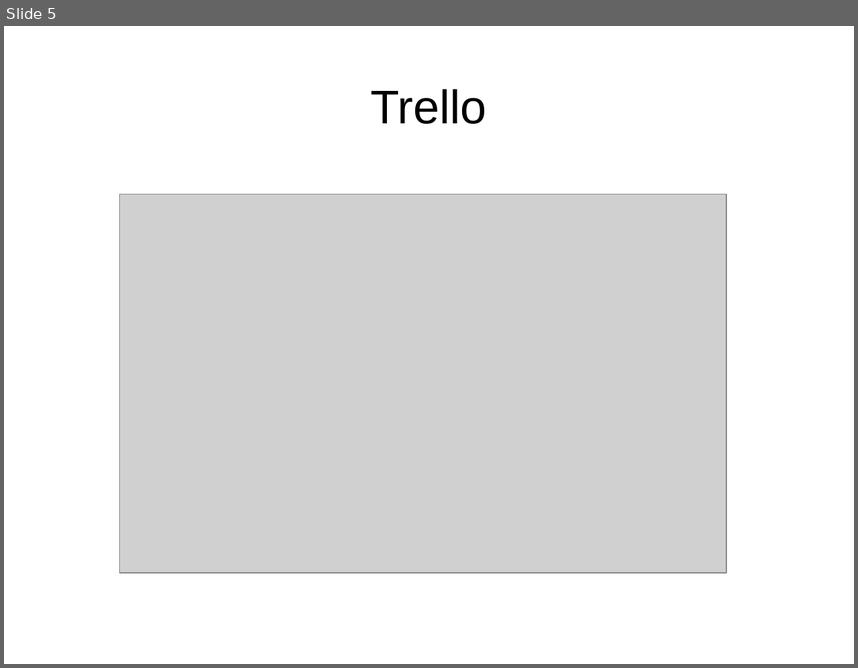
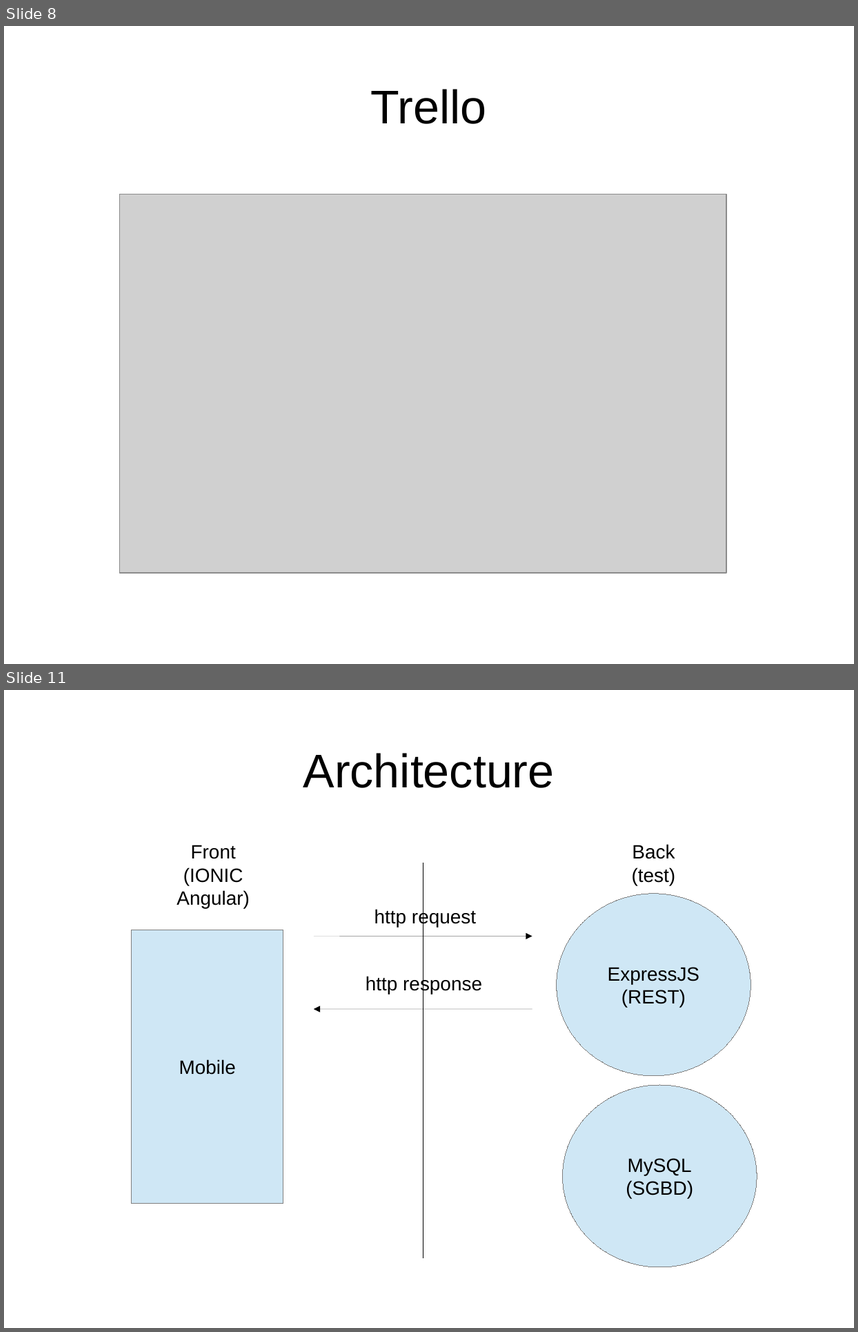
Before and after one commit to Wathil/POECNews, a slide deck: presentation.odp. Shown one above the other, each under a label of ours: slide 5 before the commit, slides 8 and 11 after it; the slides between them are not shown. The pictures are 858x668 and 858x1332 pixels, drawn with LibreOffice and Linux fonts; fonts in the diff are those of the drawing; grey boxes stand for pictures. Boxes give left, top, right and bottom in pixels: in the first picture for what was removed or moved away, otherwise in the second. Text is boxed around its words. In the diff, an @@ line names an element or a change of style, - is before the commit and + after.

```diff
--- a/presentation.odp
+++ b/presentation.odp
@@ slide 11 added at <box>4,690,854,1328</box>, background #FFFFFF @@
@@ title added at <box>303,753,555,788</box>, 44 pt, text #000000 @@
+Architecture
@@ text added at <box>176,845,250,908</box>, 18 pt, text #000000 @@
+Front
+(IONIC Angular)
@@ text added at <box>632,844,676,885</box>, 18 pt, text #000000 @@
+Back
+(test)
@@ line added from (423, 862) to (423, 1258), #000000 0 pt @@
@@ ellipse added at <box>557,894,751,1076</box>, fill #CFE7F5, outline #808080 0 pt, 18 pt, text #000000 @@
+ExpressJS
+(REST)
@@ text added at <box>375,908,476,927</box>, 18 pt, text #000000 @@
+http request
@@ rectangle added at <box>131,930,283,1203</box>, fill #CFE7F5, outline #808080 0 pt, 18 pt, text #000000 @@
+Mobile
@@ arrow added from (314, 936) to (533, 936), #000000 0 pt @@
@@ text added at <box>366,975,482,994</box>, 18 pt, text #000000 @@
+http response
@@ arrow added from (533, 1009) to (314, 1009), #000000 0 pt @@
@@ ellipse added at <box>562,1085,757,1267</box>, fill #CFE7F5, outline #808080 0 pt, 18 pt, text #000000 @@
+MySQL
+(SGBD)
@@ what was slide 5 is now slide 8 @@
```
Also in this commit, not shown: 2 slides changed, 4 other slides added, 1 slide removed.
